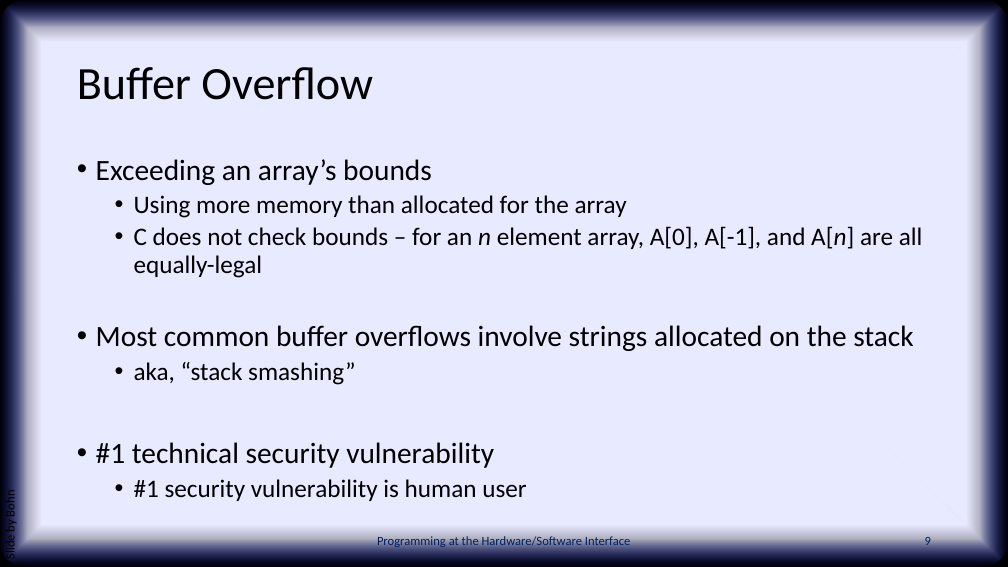
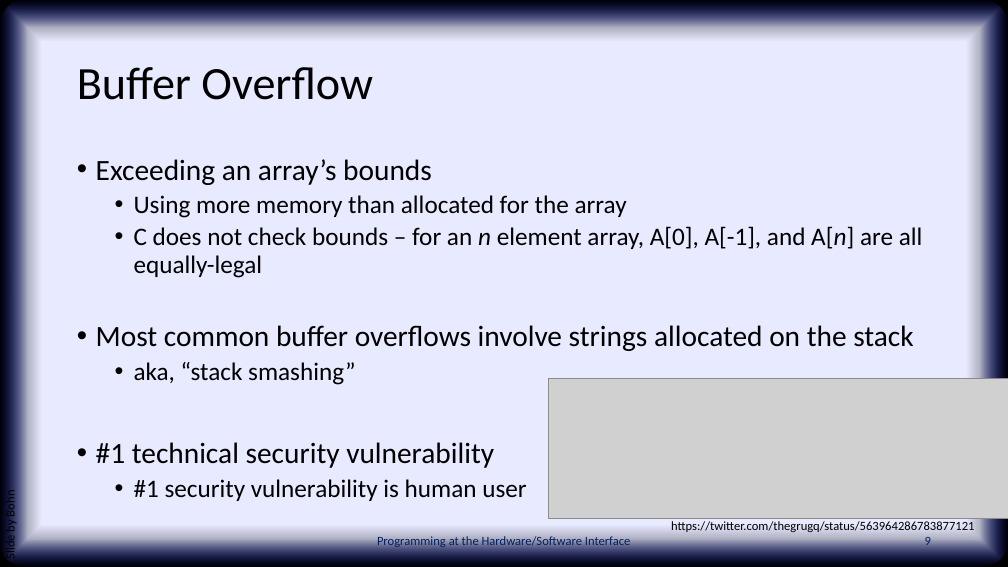
Before and after one commit to PHSI-supplements/slides, a slide deck: slide 9 of chap11a.pptx. Drawn at 1008x567 pixels with LibreOffice and Linux fonts; fonts in the diff are those of the drawing; grey boxes stand for pictures; background and template pictures are left out. Boxes give left, top, right and bottom in pixels: in the first picture for what was removed or moved away, otherwise in the second. Text is boxed around its words. In the diff, an @@ line names an element or a change of style, - is before the commit and + after.

Commit message:
Added twitter screenshot about tech vs human vulnerabilities.

```diff
--- a/chap11a.pptx
+++ b/chap11a.pptx
@@ picture added at bbox=[548, 378, 1008, 518] @@
@@ text added at bbox=[671, 521, 974, 532], 12 pt, text #000000 @@
+https://twitter.com/thegrugq/status/563964286783877121
```
